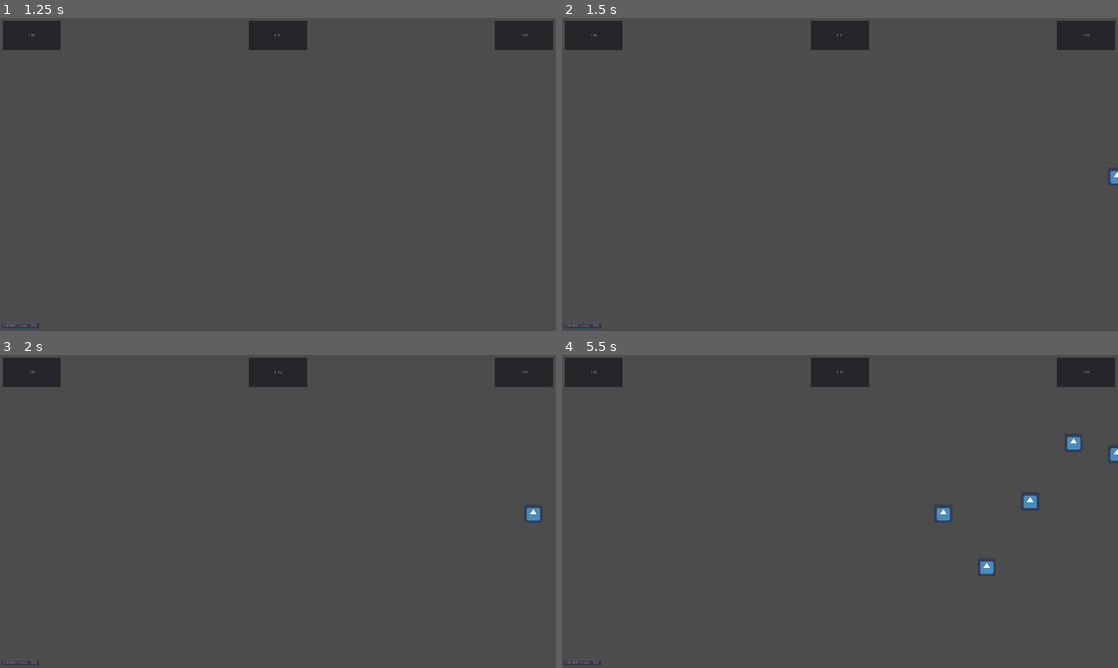
Above: before the commit, frames 1-4 (two rows, left to right).
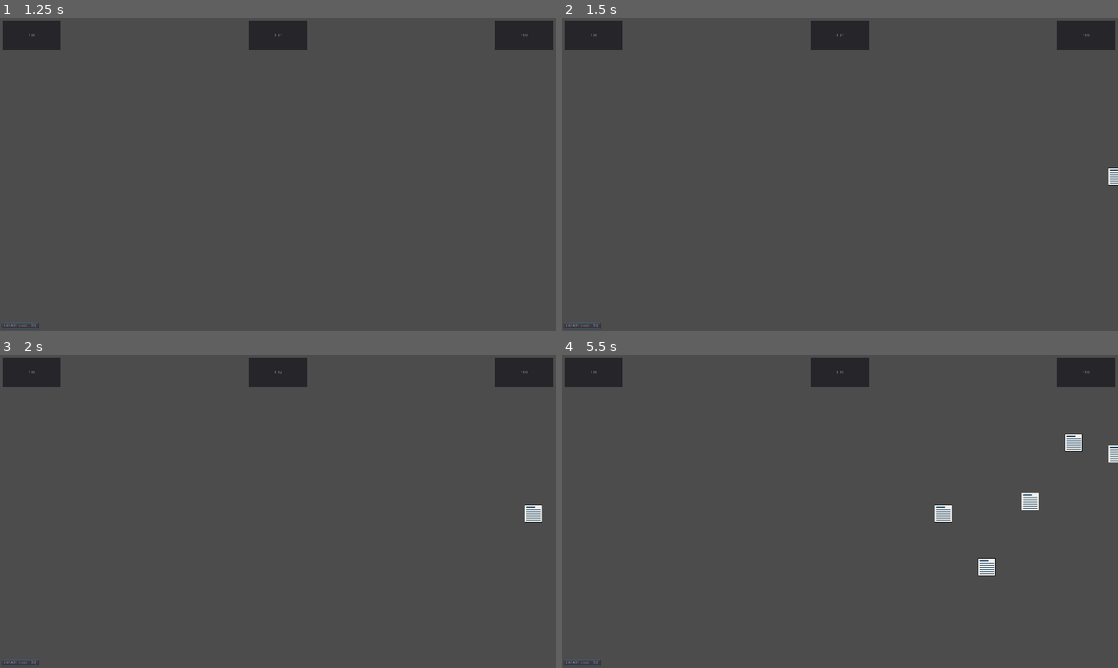
Above: after the commit, the same moments.

Repository: moisesjbc/info-harvest
Game: Godot game, scene res://gameplay/main/main.tscn
The game is run twice, just before and just after one commit, with the same random seed, the same clock (stepped at 60 frames per second) and the same inputs. The engine's default icon, where the game draws it, is replaced by a stand-in: a white triangle on a blue panel in a dark square.
Inputs (mouse positions are in pixels of both pictures, inside the frame that each line leads up to):
- Up to frame 1 (1.25 s): click "CREATE [cost: -30]" at 0.5 s
- Up to frame 2 (1.5 s): click "CREATE [cost: -30]" at 1.25 s
- Up to frame 3 (2 s): no input
- Up to frame 4 (5.5 s): click "CREATE [cost: -30]" at 2 s; move the mouse to (962, 495) at 2.77 s; click (962, 495) at 2.92 s; move the mouse to (728, 527) at 3.52 s; click (728, 527) at 3.67 s; move the mouse to (895, 442) at 4.27 s; click (895, 442) at 4.42 s; move the mouse to (812, 574) at 5.02 s; click (812, 574) at 5.17 s

Frame 1 is identical in both runs. In frame 2, 0.1% of the frame differs, in the area x 98-100%, y 47-54%; in frame 3, 0.2%; in frame 4, 0.8%, in the area x 67-100%, y 25-71%.

Commit message:
Add text data sprite

Diff:
--- a/godot-project/gameplay/data/data.tscn
+++ b/godot-project/gameplay/data/data.tscn
@@ -1,6 +1,6 @@
 [gd_scene load_steps=4 format=2]
 
-[ext_resource path="res://icon.png" type="Texture" id=1]
+[ext_resource path="res://gameplay/data/text_data.png" type="Texture" id=1]
 [ext_resource path="res://gameplay/data/data.gd" type="Script" id=2]
 
 [sub_resource type="RectangleShape2D" id=1]
@@ -10,6 +10,7 @@
 script = ExtResource( 2 )
 
 [node name="sprite" type="Sprite" parent="."]
+scale = Vector2( 0.35, 0.35 )
 texture = ExtResource( 1 )
 
 [node name="collider" type="CollisionShape2D" parent="."]
Binary file added: godot-project/gameplay/data/text_data.png
Not shown, added: godot-project/gameplay/data/text_data.png.import
Not shown, added: design/data/text_data.xcf
